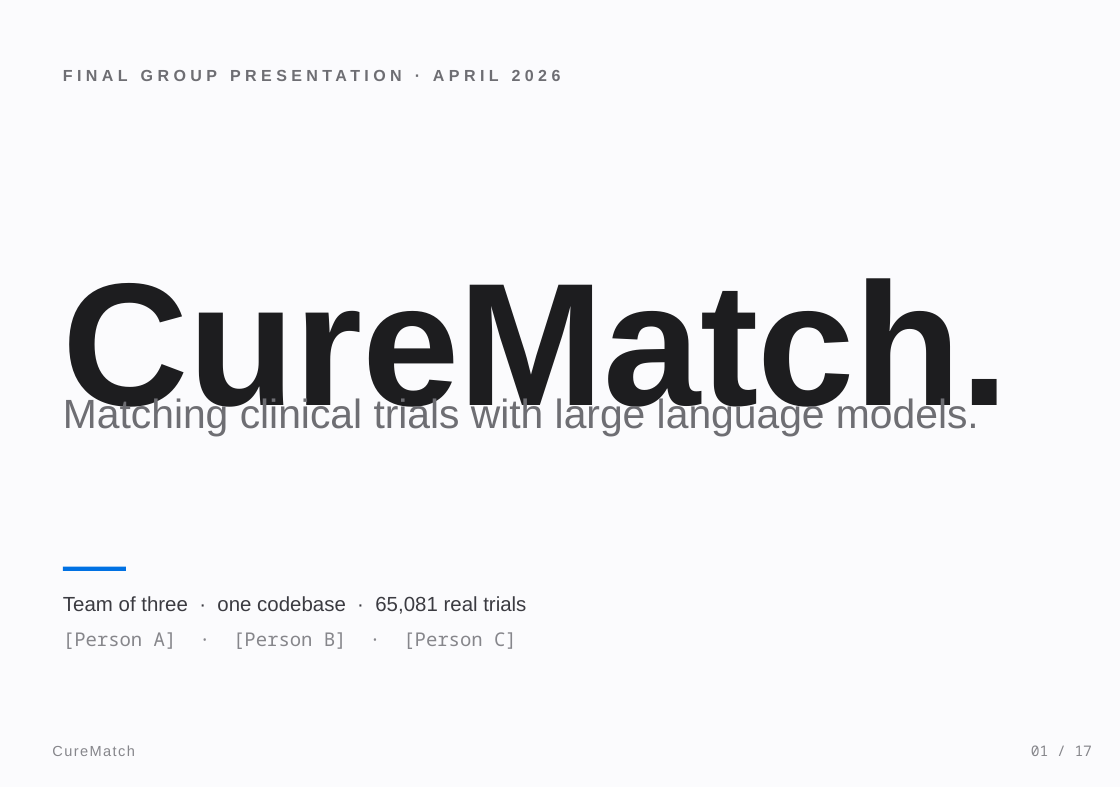
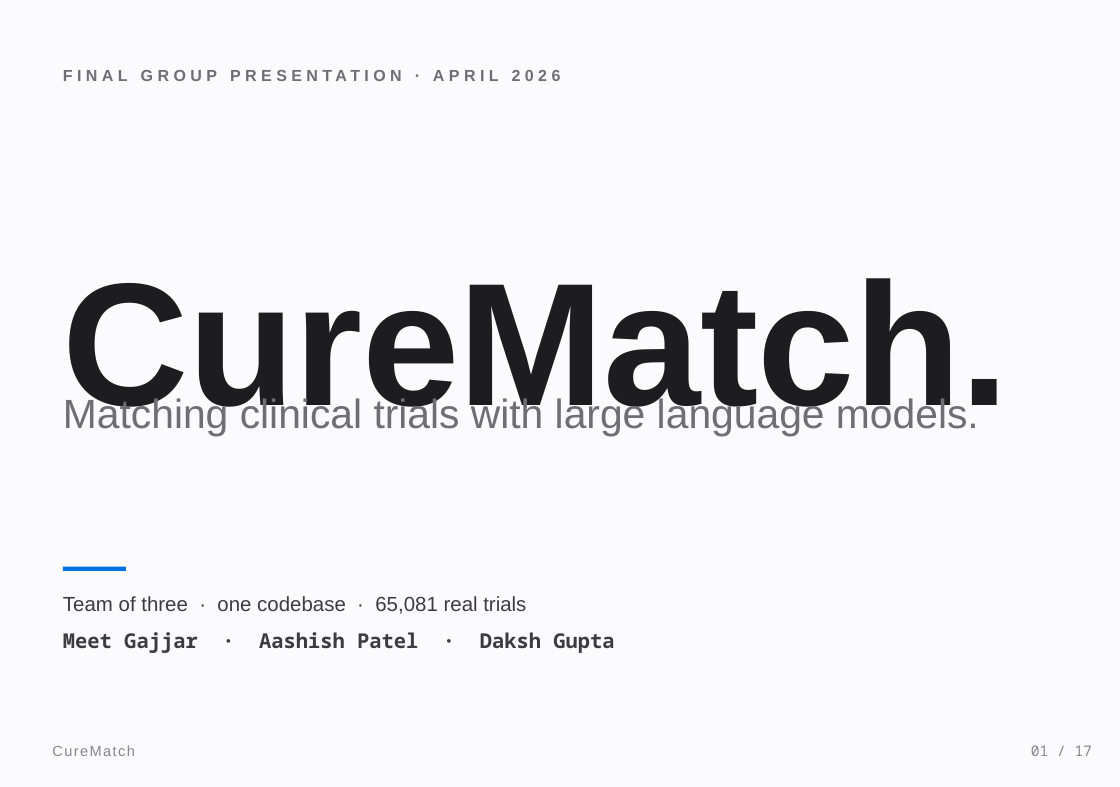
Before and after one commit to meetgajjarx07/curematch, a slide deck: slide 1 of CureMatch_Presentation.pptx. Drawn at 1120x787 pixels with LibreOffice and Linux fonts; fonts in the diff are those of the drawing. Boxes give left, top, right and bottom in pixels: in the first picture for what was removed or moved away, otherwise in the second. Text is boxed around its words. In the diff, an @@ line names an element or a change of style, - is before the commit and + after.

```diff
--- a/CureMatch_Presentation.pptx
+++ b/CureMatch_Presentation.pptx
@@ text at box(63, 632, 614, 653): text changed; size 13 to 14 pt; text colour #86868B to #3B3B41; bold on @@
-[Person A] · [Person B] · [Person C]
+Meet Gajjar · Aashish Patel · Daksh Gupta
```
Also in this commit, not shown: 12 other slides changed, 2 other files.
